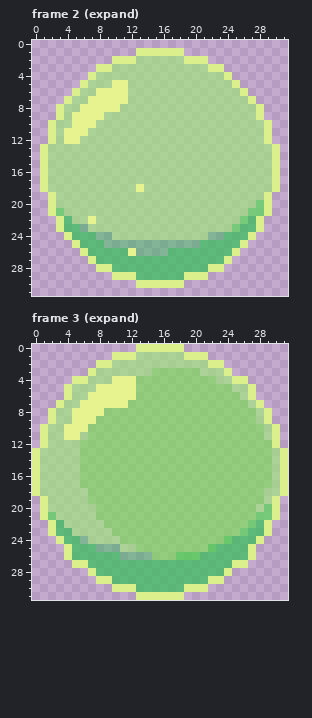
Two versions of one pixel-art file, Assets/Art/Tilesets/bubble.aseprite. Above, as it was before the edit.
32x32 pixels, 8 frames. Shown: frame 2 (expand), frame 3 (expand). The commit also changed other frames, which this record leaves out.
After the commit:
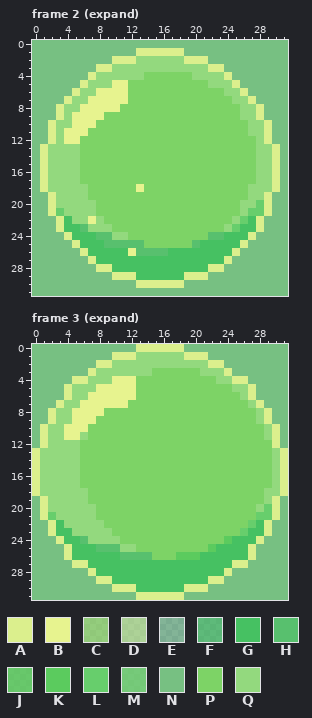
Palette (. is transparent): A #dbef8d  B #e7f38f  C #7fdc5ab1  D #a1e67ca8  E #30c15470  F #30c154af  G #46c162  H #58c06e  J #55ce57d3  K #5bcb5e  L #67ce6c  M #64d266ce  N #77c082  P #7dd366  Q #93d97e
The edit:
layer "BG" now shown
--- frame 2 (expand), layers "bubble", "BG"
@@ x 0..31 @@
- 0 ................................
- 1 .............AAAAAA.............
- 2 ..........AAADDDDDDAAA..........
- 3 ........AADDDDDDDDDDDDAA........
- 4 .......ADDDDDDDDDDDDDDDDA.......
- 5 ......ADDDBBDDDDDDDDDDDDDA......
- 6 .....ADDBBBBDDDDDDDDDDDDDDA.....
- 7 ....ADDBBBBBDDDDDDDDDDDDDDDA....
- 8 ...ADDBBBBBDDDDDDDDDDDDDDDDDA...
- 9 ...ADBBBBDDDDDDDDDDDDDDDDDDDA...
-10 ..ADDBBBDDDDDDDDDDDDDDDDDDDDDA..
-11 ..ADBBBDDDDDDDDDDDDDDDDDDDDDDA..
-12 ..ADBBDDDDDDDDDDDDDDDDDDDDDDDA..
-13 .ADDDDDDDDDDDDDDDDDDDDDDDDDDDDA.
-14 .ADDDDDDDDDDDDDDDDDDDDDDDDDDDDA.
-15 .ADDDDDDDDDDDDDDDDDDDDDDDDDDDDA.
-16 .ADDDDDDDDDDDDDDDDDDDDDDDDDDDDA.
-17 .ADDDDDDDDDDDDDDDDDDDDDDDDDDDDA.
-18 .ADDDDDDDDDDDBDDDDDDDDDDDDDDDDA.
-19 ..ADDDDDDDDDDDDDDDDDDDDDDDDDDA..
-20 ..ADDDDDDDDDDDDDDDDDDDDDDDDDMA..
-21 ..AMDDDDDDDDDDDDDDDDDDDDDDDMMA..
-22 ...AFDDBDDDDDDDDDDDDDDDDDDMFA...
-23 ...AFFEDDDDDDDDDDDDDDDDDDMFFA...
-24 ....AFFFEEDDDDDDDDDDDDEEFFFA....
-25 .....AFFFEEEEEEEEEEEEFFFFFA.....
-26 ......AFFFFFBEEEEFFFFFFFFA......
-27 .......AFFFFFFFFFFFFFFFFA.......
-28 ........AAFFFFFFFFFFFFAA........
-29 ..........AAAFFFFFFAAA..........
-30 .............AAAAAA.............
-31 ................................
+ 0 NNNNNNNNNNNNNNNNNNNNNNNNNNNNNNNN
+ 1 NNNNNNNNNNNNNAAAAAANNNNNNNNNNNNN
+ 2 NNNNNNNNNNAAAQQQQQQAAANNNNNNNNNN
+ 3 NNNNNNNNAAQQQQQQQQQQQQAANNNNNNNN
+ 4 NNNNNNNAQQQQQQPPPPPPQQQQANNNNNNN
+ 5 NNNNNNAQQQBBPPPPPPPPPPQQQANNNNNN
+ 6 NNNNNAQQBBBBPPPPPPPPPPPPQQANNNNN
+ 7 NNNNAQQBBBBBPPPPPPPPPPPPPQQANNNN
+ 8 NNNAQQBBBBBPPPPPPPPPPPPPPPQQANNN
+ 9 NNNAQBBBBPPPPPPPPPPPPPPPPPQQANNN
+10 NNAQQBBBPPPPPPPPPPPPPPPPPPPQQANN
+11 NNAQBBBPPPPPPPPPPPPPPPPPPPPQQANN
+12 NNAQBBPPPPPPPPPPPPPPPPPPPPPPQANN
+13 NAQQQQPPPPPPPPPPPPPPPPPPPPPPQQAN
+14 NAQQQQPPPPPPPPPPPPPPPPPPPPPPQQAN
+15 NAQQQQPPPPPPPPPPPPPPPPPPPPPPQQAN
+16 NAQQQQPPPPPPPPPPPPPPPPPPPPPPQQAN
+17 NAQQQQPPPPPPPPPPPPPPPPPPPPPPQQAN
+18 NAQQQQQPPPPPPBPPPPPPPPPPPPPQQQAN
+19 NNAQQQQPPPPPPPPPPPPPPPPPPPPQQANN
+20 NNAQQQQQPPPPPPPPPPPPPPPPPPQQLANN
+21 NNALQQQQPPPPPPPPPPPPPPPPPPQLLANN
+22 NNNAGQQBQPPPPPPPPPPPPPPPPQLGANNN
+23 NNNAGGHQQQPPPPPPPPPPPPPPQLGGANNN
+24 NNNNAGGGHHQQPPPPPPPPPPHHGGGANNNN
+25 NNNNNAGGGHHHHHPPPPPPHGGGGGANNNNN
+26 NNNNNNAGGGGGBHHHHGGGGGGGGANNNNNN
+27 NNNNNNNAGGGGGGGGGGGGGGGGANNNNNNN
+28 NNNNNNNNAAGGGGGGGGGGGGAANNNNNNNN
+29 NNNNNNNNNNAAAGGGGGGAAANNNNNNNNNN
+30 NNNNNNNNNNNNNAAAAAANNNNNNNNNNNNN
+31 NNNNNNNNNNNNNNNNNNNNNNNNNNNNNNNN
--- frame 3 (expand), layer "BG"
@@ x 0..31 @@
- 0 .............AAAAAA.............
- 1 ..........AAADDDDDDAAA..........
- 2 ........AADDDDDDDDDDDDAA........
- 3 .......ADDDDDDDCCCCCCDDDA.......
- 4 .....AADDDBBBCCCCCCCCCCDDAA.....
- 5 ....ADDDBBBBBCCCCCCCCCCCCDDA....
- 6 ....ADDBBBBBBCCCCCCCCCCCCCDA....
- 7 ...ADDBBBBBBCCCCCCCCCCCCCCCDA...
- 8 ..ADDBBBBCCCCCCCCCCCCCCCCCCCDA..
- 9 ..ADDBBBCCCCCCCCCCCCCCCCCCCCDA..
-10 .ADDBBBCCCCCCCCCCCCCCCCCCCCCCDA.
-11 .ADDBBDCCCCCCCCCCCCCCCCCCCCCCDA.
-12 .ADDDDCCCCCCCCCCCCCCCCCCCCCCCCA.
-13 ADDDDDCCCCCCCCCCCCCCCCCCCCCCCCDA
-14 ADDDDDCCCCCCCCCCCCCCCCCCCCCCCCDA
-15 ADDDDDCCCCCCCCCCCCCCCCCCCCCCCCDA
-16 ADDDDDCCCCCCCCCCCCCCCCCCCCCCCCDA
-17 ADDDDDCCCCCCCCCCCCCCCCCCCCCCCCDA
-18 ADDDDDDCCCCCCCCCCCCCCCCCCCCCCDDA
-19 .ADDDDDCCCCCCCCCCCCCCCCCCCCCCDA.
-20 .ADDDDDDCCCCCCCCCCCCCCCCCCCCDMA.
-21 .AMDDDDDCCCCCCCCCCCCCCCCCCCCMMA.
-22 ..AFDDDDDCCCCCCCCCCCCCCCCCCMFA..
-23 ..AFFDDDDDCCCCCCCCCCCCCCCCMFFA..
-24 ...AFFEDDDDCCCCCCCCCCCCCJFFFA...
-25 ....AFFFEEEDDCCCCCCCCCJFFFFA....
-26 ....AFFFFFFEEEECCCJJJFFFFFFA....
-27 .....AAFFFFFFFFFFFFFFFFFFAA.....
-28 .......AFFFFFFFFFFFFFFFFA.......
-29 ........AAFFFFFFFFFFFFAA........
-30 ..........AAAFFFFFFAAA..........
-31 .............AAAAAA.............
+ 0 NNNNNNNNNNNNNAAAAAANNNNNNNNNNNNN
+ 1 NNNNNNNNNNAAAQQQQQQAAANNNNNNNNNN
+ 2 NNNNNNNNAAQQQQQQQQQQQQAANNNNNNNN
+ 3 NNNNNNNAQQQQQQQPPPPPPQQQANNNNNNN
+ 4 NNNNNAAQQQBBBPPPPPPPPPPQQAANNNNN
+ 5 NNNNAQQQBBBBBPPPPPPPPPPPPQQANNNN
+ 6 NNNNAQQBBBBBBPPPPPPPPPPPPPQANNNN
+ 7 NNNAQQBBBBBBPPPPPPPPPPPPPPPQANNN
+ 8 NNAQQBBBBPPPPPPPPPPPPPPPPPPPQANN
+ 9 NNAQQBBBPPPPPPPPPPPPPPPPPPPPQANN
+10 NAQQBBBPPPPPPPPPPPPPPPPPPPPPPQAN
+11 NAQQBBQPPPPPPPPPPPPPPPPPPPPPPQAN
+12 NAQQQQPPPPPPPPPPPPPPPPPPPPPPPPAN
+13 AQQQQQPPPPPPPPPPPPPPPPPPPPPPPPQA
+14 AQQQQQPPPPPPPPPPPPPPPPPPPPPPPPQA
+15 AQQQQQPPPPPPPPPPPPPPPPPPPPPPPPQA
+16 AQQQQQPPPPPPPPPPPPPPPPPPPPPPPPQA
+17 AQQQQQPPPPPPPPPPPPPPPPPPPPPPPPQA
+18 AQQQQQQPPPPPPPPPPPPPPPPPPPPPPQQA
+19 NAQQQQQPPPPPPPPPPPPPPPPPPPPPPQAN
+20 NAQQQQQQPPPPPPPPPPPPPPPPPPPPQLAN
+21 NALQQQQQPPPPPPPPPPPPPPPPPPPPLLAN
+22 NNAGQQQQQPPPPPPPPPPPPPPPPPPLGANN
+23 NNAGGQQQQQPPPPPPPPPPPPPPPPLGGANN
+24 NNNAGGHQQQQPPPPPPPPPPPPPKGGGANNN
+25 NNNNAGGGHHHQQPPPPPPPPPKGGGGANNNN
+26 NNNNAGGGGGGHHHHPPPKKKGGGGGGANNNN
+27 NNNNNAAGGGGGGGGGGGGGGGGGGAANNNNN
+28 NNNNNNNAGGGGGGGGGGGGGGGGANNNNNNN
+29 NNNNNNNNAAGGGGGGGGGGGGAANNNNNNNN
+30 NNNNNNNNNNAAAGGGGGGAAANNNNNNNNNN
+31 NNNNNNNNNNNNNAAAAAANNNNNNNNNNNNN
Changed places in both pictures, as pixel boxes (x1, y1, x2, y2):
changed: (32, 40, 288, 296)
changed: (32, 344, 288, 600)
